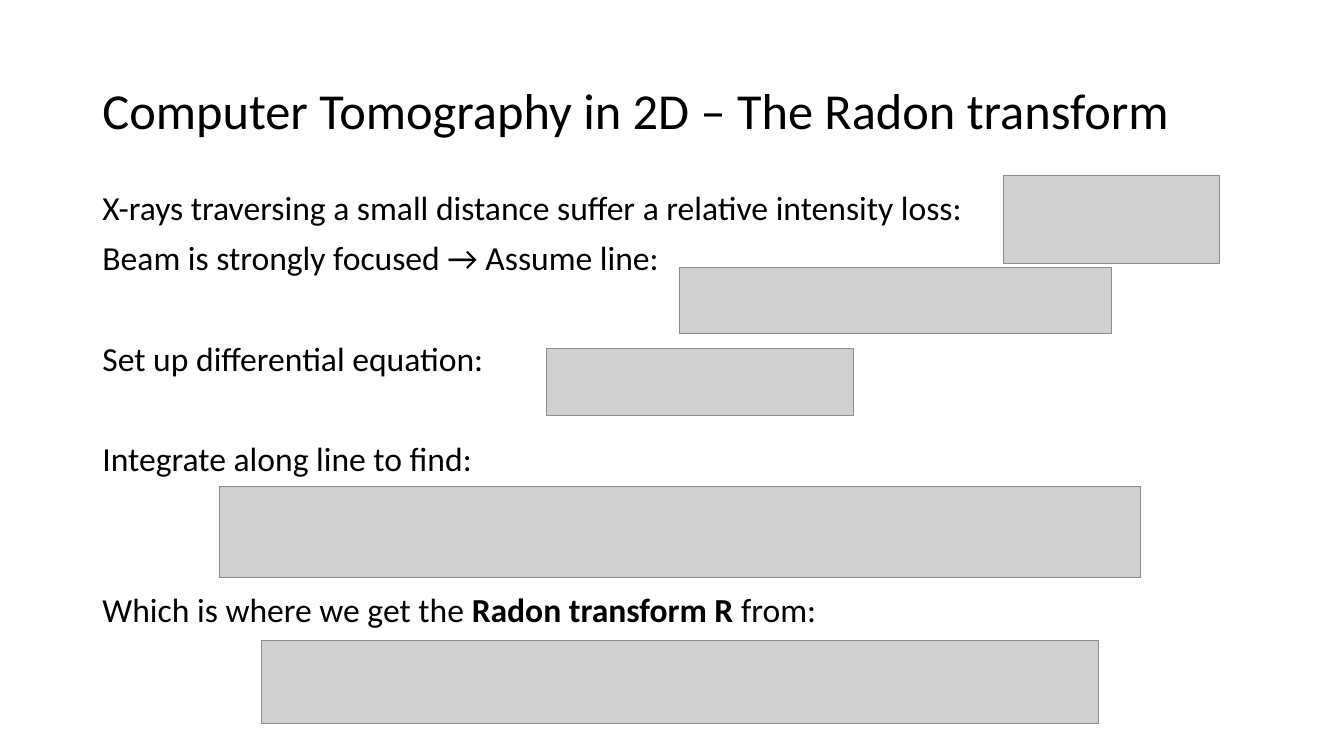
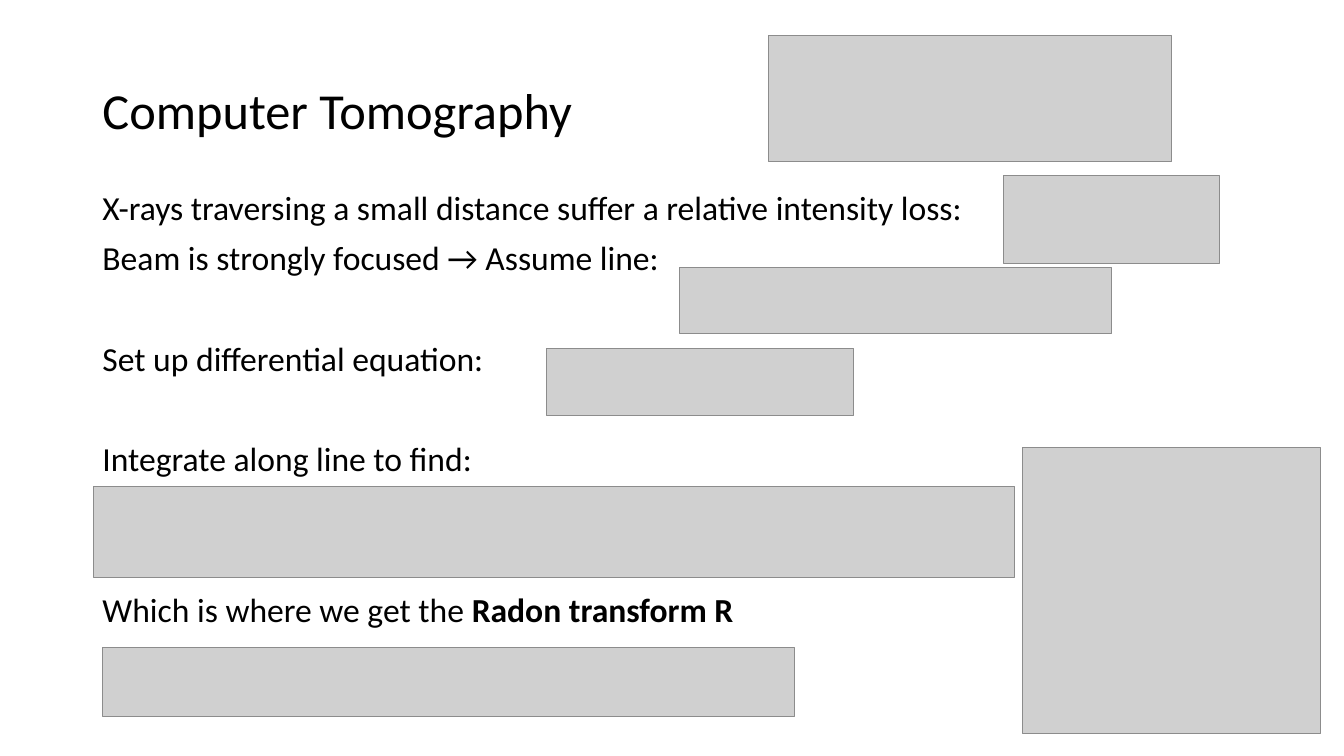
Before and after one commit to boolean-julian/coolinggen_thesis, a slide deck: slide 16 of julianlueken.pptx. Drawn at 1344x756 pixels with LibreOffice and Linux fonts; fonts in the diff are those of the drawing; grey boxes stand for pictures. Boxes give left, top, right and bottom in pixels: in the first picture for what was removed or moved away, otherwise in the second. Text is boxed around its words. In the diff, an @@ line names an element or a change of style, - is before the commit and + after.

```diff
--- a/julianlueken.pptx
+++ b/julianlueken.pptx
@@ picture added at [768,35,1172,161] @@
@@ title at [102,94,572,138]: text changed @@
-Computer Tomography in 2D – The Radon transform
+Computer Tomography
@@ picture added at [1022,448,1321,733] @@
@@ picture: place and size @@
-picture at [220,486,1140,578]
+picture at [94,486,1014,578]
@@ text at [102,598,733,628]: text changed @@
-Which is where we get the Radon transform R from:
+Which is where we get the Radon transform R
@@ picture: place and size @@
-picture at [261,641,1098,724]
+picture at [103,648,795,717]
```
Also in this commit, not shown: 12 other slides changed, 6 slides added, 5 slides removed.
